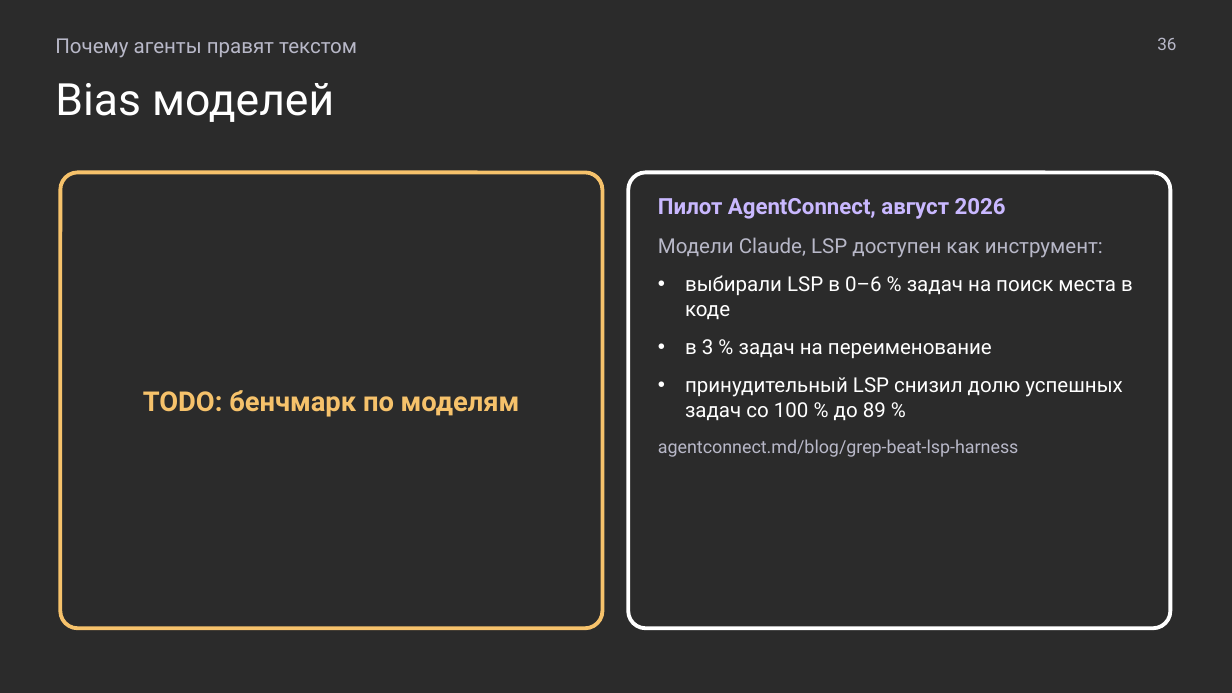
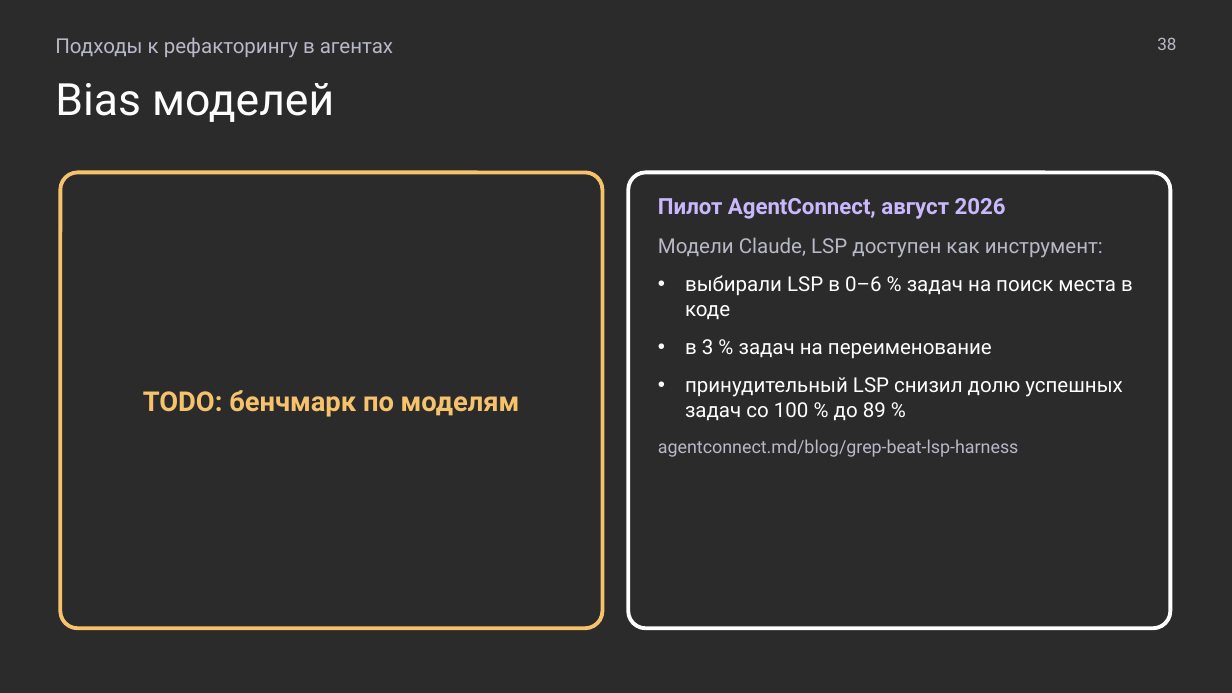
Before and after one commit to MchKosticyn/ide-refactoring-in-ai-agents, a slide deck: slide 38 of Доклад_ Рефакторинг в ИИ-агентах.pptx (slide 36 before the commit). Drawn at 1232x693 pixels with LibreOffice and Linux fonts; fonts in the diff are those of the drawing; background and template pictures are left out; a plain dark background stands for a picture behind light text. Boxes give left, top, right and bottom in pixels: in the first picture for what was removed or moved away, otherwise in the second. Text is boxed around its words. In the diff, an @@ line names an element or a change of style, - is before the commit and + after.

```diff
--- a/Доклад_ Рефакторинг в ИИ-агентах.pptx
+++ b/Доклад_ Рефакторинг в ИИ-агентах.pptx
@@ text at box(55, 37, 393, 58): text changed @@
-Почему агенты правят текстом
+Подходы к рефакторингу в агентах
```
Also in this commit, not shown: 40 other slides changed, 4 slides added, 2 slides removed, 4 other files.
